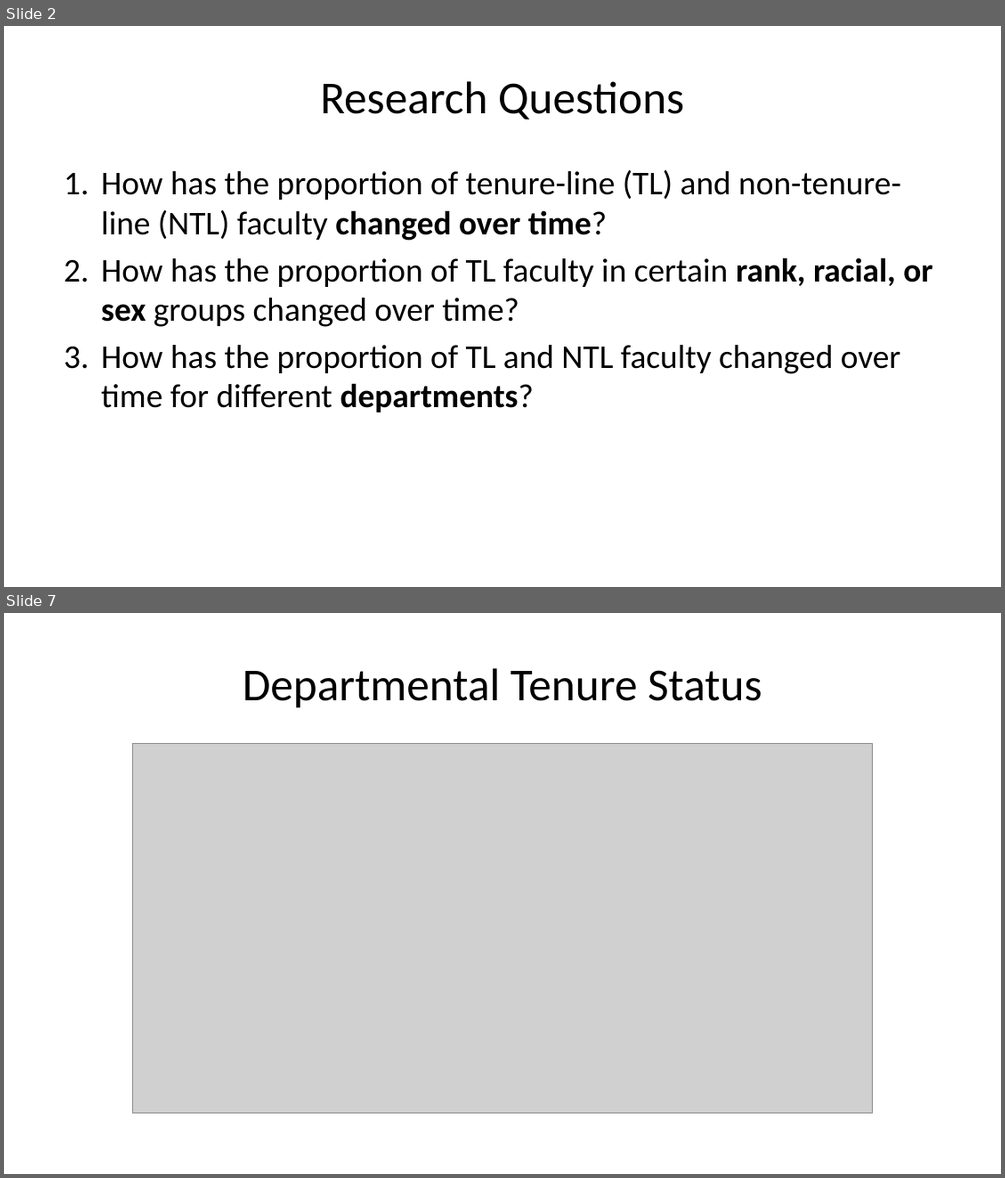
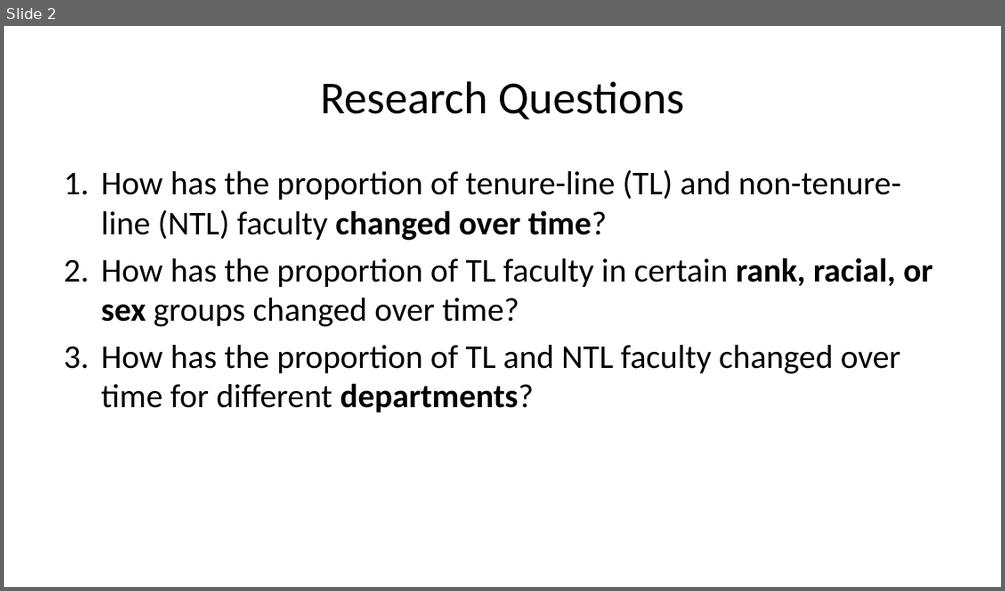
Before and after one commit to ZhouLinli/IR-Projects, a slide deck: Data Reporting/FacultyTenureAnalysis.pptx. Shown one above the other, each under a label of ours: slides 2 and 7 before the commit, slide 2 after it; the slides between them are not shown. The pictures are 1005x1178 and 1005x591 pixels, drawn with LibreOffice and Linux fonts; fonts in the diff are those of the drawing; grey boxes stand for pictures. Boxes give left, top, right and bottom in pixels: in the first picture for what was removed or moved away, otherwise in the second. Text is boxed around its words. In the diff, an @@ line names an element or a change of style, - is before the commit and + after.

```diff
--- a/Data Reporting/FacultyTenureAnalysis.pptx
+++ b/Data Reporting/FacultyTenureAnalysis.pptx
@@ slide 7 removed at (x1=4, y1=613, x2=1001, y2=1174), background #FFFFFF @@
@@ title removed at (x1=243, y1=668, x2=761, y2=708) @@
-Departmental Tenure Status
@@ picture removed at (x1=132, y1=744, x2=873, y2=1113) @@
```
Also in this commit, not shown: 4 slides changed, 2 slides added, 4 other slides removed, 4 other files.
